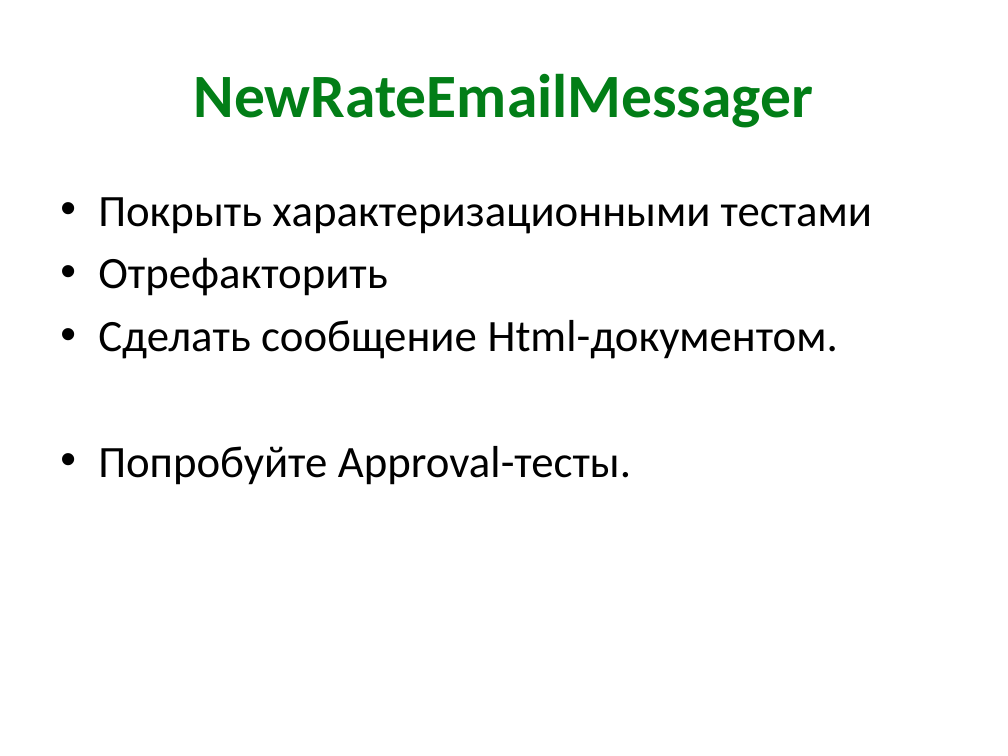
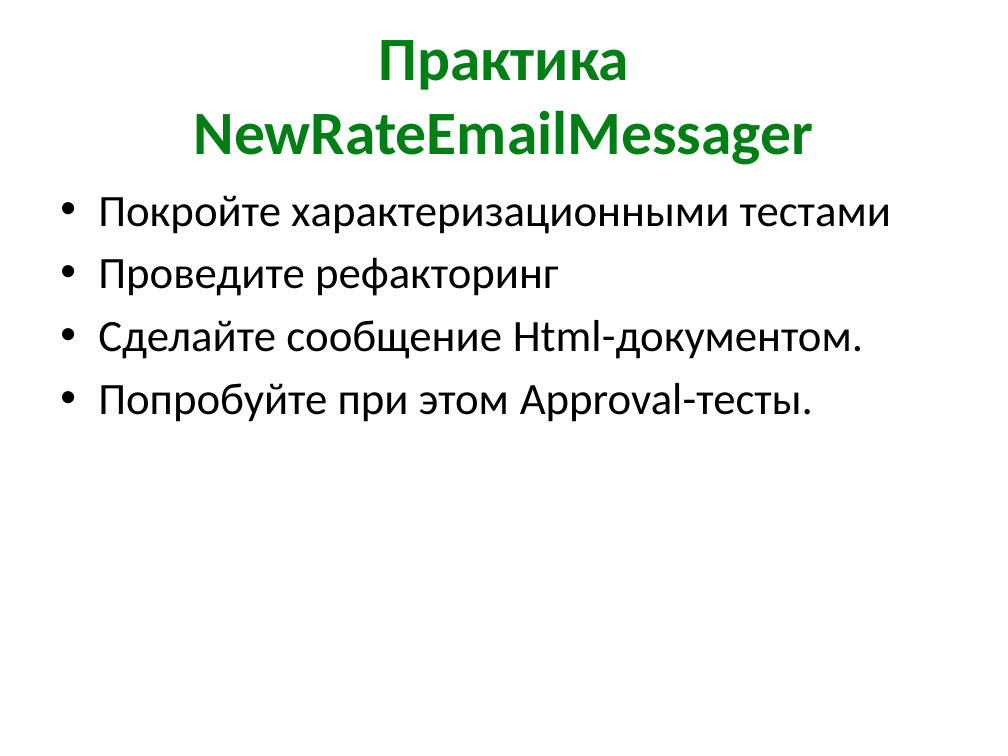
Before and after one commit to xoposhiy/testing-course, a slide deck: slide 35 of day2.pptx (slide 37 before the commit). Drawn at 1008x756 pixels with LibreOffice and Linux fonts; fonts in the diff are those of the drawing. Boxes give left, top, right and bottom in pixels: in the first picture for what was removed or moved away, otherwise in the second. Text is boxed around its words. In the diff, an @@ line names an element or a change of style, - is before the commit and + after.

Commit message:
slide fixes

```diff
--- a/day2.pptx
+++ b/day2.pptx
@@ title at box(194, 40, 813, 165): text changed @@
-NewRateEmailMessager
+Практика
+NewRateEmailMessager
@@ text at box(98, 195, 891, 422): text changed @@
-• Покрыть характеризационными тестами
-• Отрефакторить
-• Сделать сообщение Html-документом.
-• Попробуйте Approval-тесты.
+• Покройте характеризационными тестами
+• Проведите рефакторинг
+• Сделайте сообщение Html-документом.
+• Попробуйте при этом Approval-тесты.
```
Also in this commit, not shown: 2 other slides changed, 2 slides removed, 2 other files.
